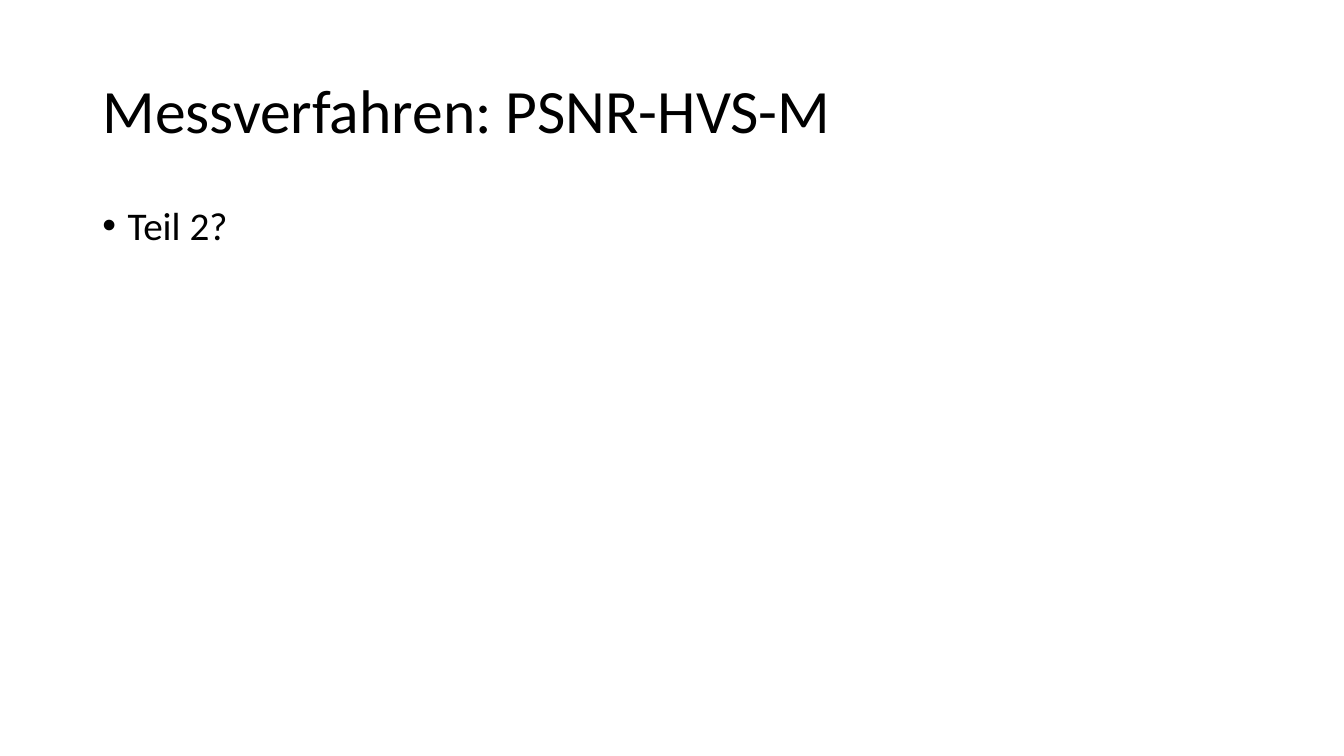
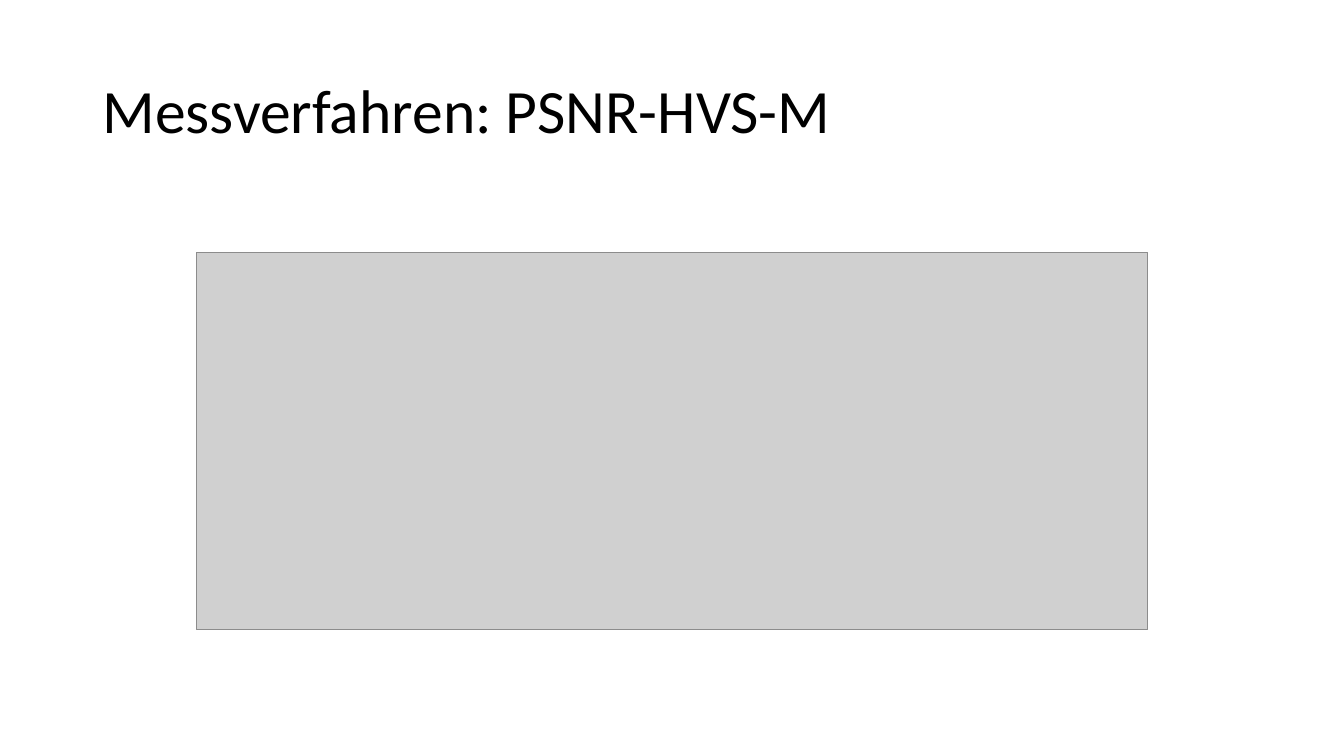
Before and after one commit to Helldevastator/PFSSCompression, a slide deck: slide 14 of doc/praes/Kompression.pptx (slide 16 before the commit). Drawn at 1344x756 pixels with LibreOffice and Linux fonts; fonts in the diff are those of the drawing; grey boxes stand for pictures. Boxes give left, top, right and bottom in pixels: in the first picture for what was removed or moved away, otherwise in the second. Text is boxed around its words. In the diff, an @@ line names an element or a change of style, - is before the commit and + after.

```diff
--- a/doc/praes/Kompression.pptx
+++ b/doc/praes/Kompression.pptx
@@ text removed at <box>128,212,228,241</box> @@
-• Teil 2?
@@ picture added at <box>197,252,1148,630</box> @@
```
Also in this commit, not shown: 10 other slides changed, 12 slides added, 10 slides removed, 2 other files.
